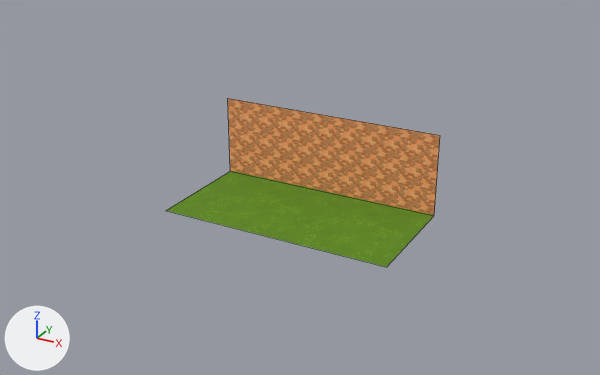
A saved change to the FBX model Assets/_SortingGame/FruitBasket/Models/Wall & Land.fbx.
Before and after are seen from a 50 mm lens placed at (368.0, -704.0, 361.0), pointed at (24.0, -79.0, 48.0). Arrows for +X, +Y and +Z are at lower left; the lights stay in place. Mesh edges are drawn as thin lines. Where no turn or scale is listed for an object, it has been applied to the vertices.
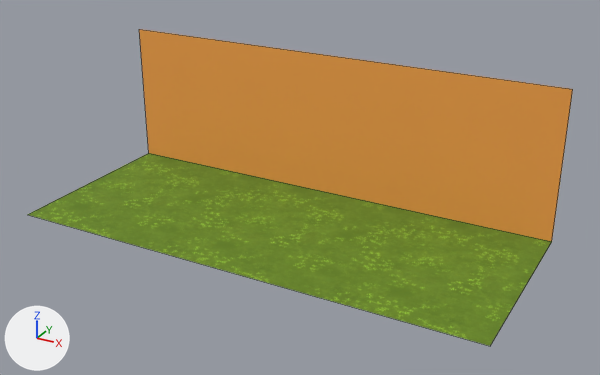
Where the change shows, as pixel boxes [x1, y1, x2, y2] in the pictures (600 x 375 px):
'Plane', surface changed, mesh rescaled (99% wider, 87% taller)
    before: [166, 98, 440, 267]
    after: [28, 29, 573, 346]

Patch to the scene script:
```diff
--- a/Assets/_SortingGame/FruitBasket/Models/Wall & Land.fbx.py
+++ b/Assets/_SortingGame/FruitBasket/Models/Wall & Land.fbx.py
@@ img_market_land___wall_normal_png @@
+img_market_land___wall_normal_png = load_image('Market Land & Wall_Normal.png', '_unpacked/Market_Land___Wall_Normal.png', 1024, 1024, 'Non-Color')
@@ img_market_land___wall_base_color_png @@
+img_market_land___wall_base_color_png = load_image('Market Land & Wall_Base_color.png', '_unpacked/Market_Land___Wall_Base_color.png', 1024, 1024, 'sRGB')
@@ mat_market_land___wall @@
 n2 = _N.new('ShaderNodeTexImage'); n2.name = 'Image Texture'
-n2.image = img_defaultmaterial_base_color_n_png
+n2.image = img_market_land___wall_base_color_png
 n3 = _N.new('ShaderNodeTexImage'); n3.name = 'Image Texture.001'
@@ mat_market_land___wall @@
 n5 = _N.new('ShaderNodeTexImage'); n5.name = 'Image Texture.003'
-n5.image = img_defaultmaterial_normal_png
+n5.image = img_market_land___wall_normal_png
 n6 = _N.new('ShaderNodeNormalMap'); n6.name = 'Normal Map'
@@ me_plane @@
 me_plane.from_pydata(...)  # 6 vertices, 2 faces; spans x -120.0..123.0, y -100.0..19.0, z 0.0..86.0
 # used by ob_plane; location = (0.0, 0.0, 0.0)
+# me_plane part 1: the whole mesh is scaled about its middle by (1.96, 1.62, 1.74), then moved by (0.0, -37.0, 32.0)
 me_plane.materials.append(mat_market_land___wall)
```
